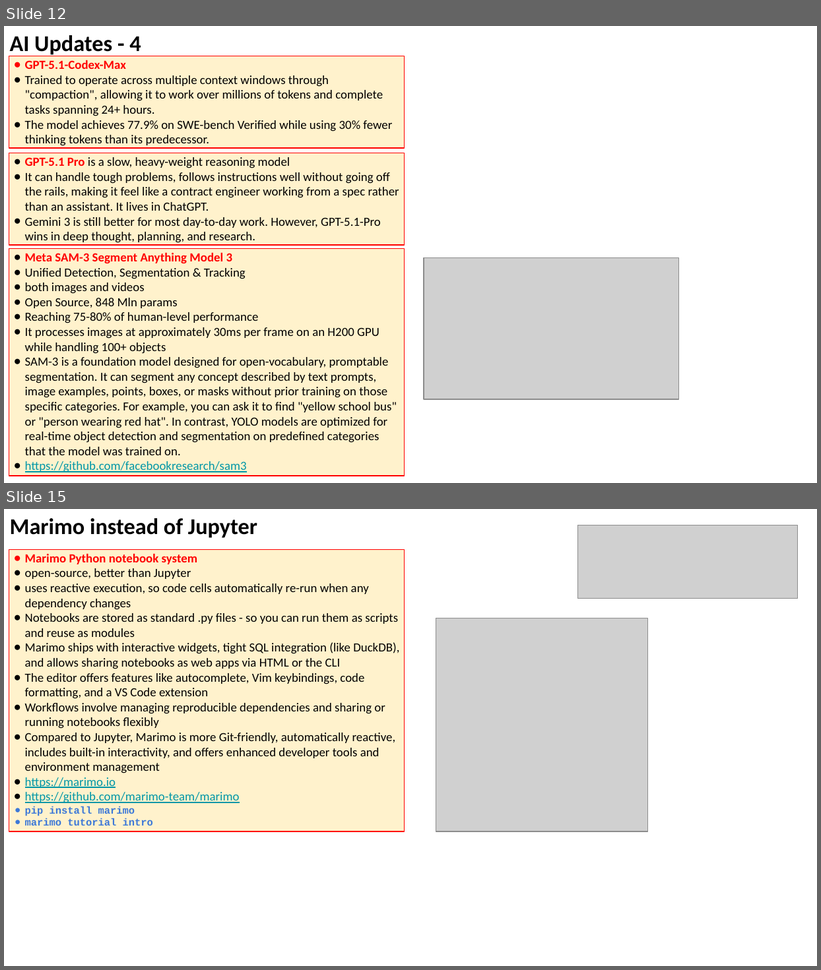
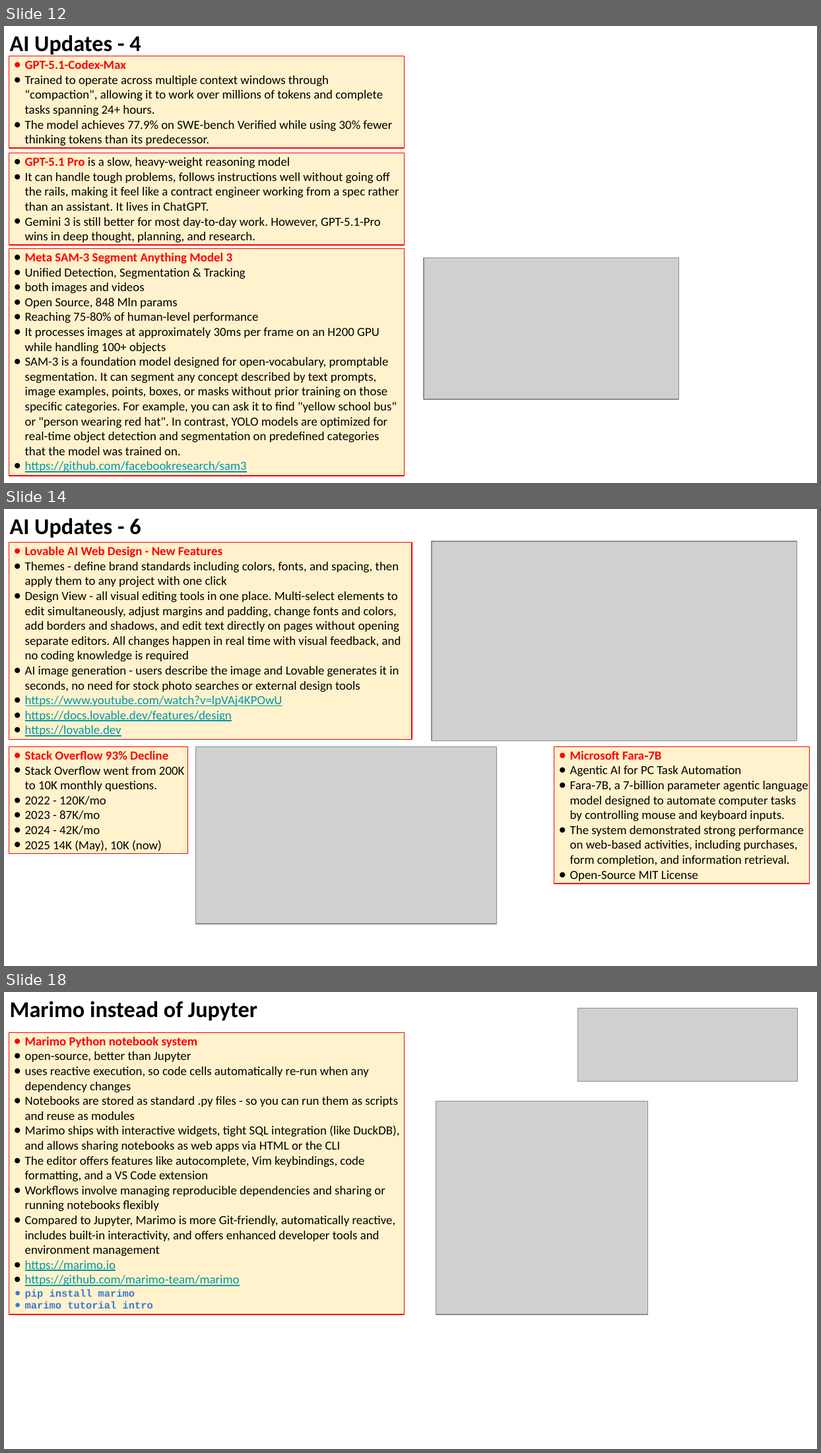
Before and after one commit to lselector/seminar, a slide deck: 2025/2025-11-28-AI-Updates.pptx. Shown one above the other, each under a label of ours: slides 12 and 15 before the commit, slides 12, 14 and 18 after it; the slides between them are not shown. The pictures are 821x970 and 821x1453 pixels, drawn with LibreOffice and Linux fonts; fonts in the diff are those of the drawing; grey boxes stand for pictures. Boxes give left, top, right and bottom in pixels: in the first picture for what was removed or moved away, otherwise in the second. Text is boxed around its words. In the diff, an @@ line names an element or a change of style, - is before the commit and + after.

```diff
--- a/2025/2025-11-28-AI-Updates.pptx
+++ b/2025/2025-11-28-AI-Updates.pptx
@@ slide 14 added at (4, 509, 817, 966), background #FFFFFF @@
@@ text added at (10, 518, 141, 538), 20 pt, text #000000, bold @@
+AI Updates - 6
@@ rectangle added at (9, 543, 412, 740), fill #FFF2CC, outline #FF0000 0.75 pt, 11 pt, text #000000 @@
+● Lovable AI Web Design - New Features
+● Themes - define brand standards including colors, fonts, and spacing, then apply them to any project with one click
+● Design View - all visual editing tools in one place. Multi-select elements to edit simultaneously, adjust margins and padding, change fonts and colors, add borders and shadows, and edit text directly on pages without opening separate editors. All changes happen in real time with visual feedback, and no coding knowledge is required
+● AI image generation - users describe the image and Lovable generates it in seconds, no need for stock photo searches or external design tools
+● https://www.youtube.com/watch?v=lpVAj4KPOwU
+● https://docs.lovable.dev/features/design
+● https://lovable.dev
@@ picture added at (432, 541, 797, 741) @@
@@ rectangle added at (9, 747, 187, 855), fill #FFF2CC, outline #FF0000 0.75 pt, 11 pt, text #000000 @@
+● Stack Overflow 93% Decline
+● Stack Overflow went from 200K to 10K monthly questions.
+● 2022 - 120K/mo
+● 2023 - 87K/mo
+● 2024 - 42K/mo
+● 2025 14K (May), 10K (now)
@@ picture added at (196, 747, 497, 925) @@
@@ rectangle added at (554, 747, 809, 885), fill #FFF2CC, outline #FF0000 0.75 pt, 11 pt, text #000000 @@
+● Microsoft Fara‑7B
+● Agentic AI for PC Task Automation
+● Fara‑7B, a 7‑billion parameter agentic language model designed to automate computer tasks by controlling mouse and keyboard inputs.
+● The system demonstrated strong performance on web‑based activities, including purchases, form completion, and information retrieval.
+● Open-Source MIT License
@@ what was slide 15 is now slide 18 @@
```
Also in this commit, not shown: 5 slides changed, 3 other slides added.
